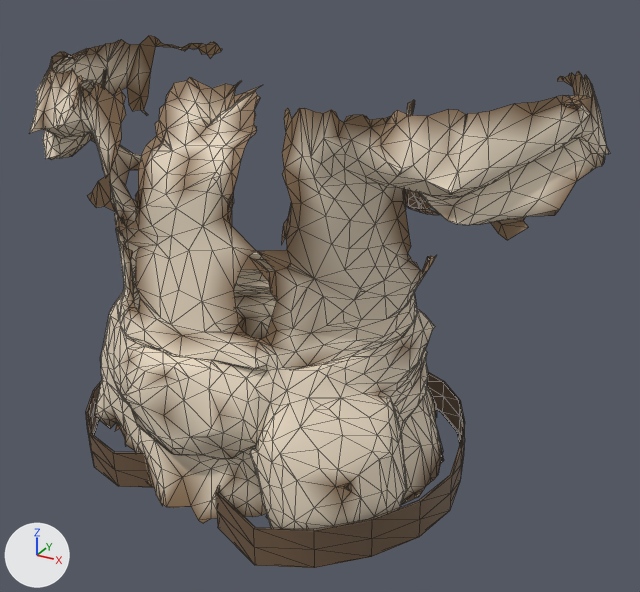
The glTF model assets_src/armor/kargan_0/leather_a_chest.glb as it was, and as the next commit left it.
The view is the same before and after, from a 50 mm camera at (0.764, -1.241, 1.913) aimed at (0.089, -0.015, 1.3). Arrows for +X, +Y and +Z are at lower left; the lights stay in place. The first picture is the older version. Mesh edges are drawn as thin lines. Vertices at exactly the same position are counted once.

The scene before the commit, as lines of its bpy script (objects in view):
```python
mat_leather = bpy.data.materials.new('leather')
mat_leather.use_nodes = True; mat_leather.node_tree.nodes.clear()
_N = mat_leather.node_tree.nodes; _L = mat_leather.node_tree.links
n0 = _N.new('ShaderNodeBsdfPrincipled'); n0.name = 'Principled BSDF'
n0.inputs[2].default_value = 0.66  # 'Roughness'
n1 = _N.new('ShaderNodeOutputMaterial'); n1.name = 'Material Output'
n2 = _N.new('ShaderNodeVertexColor'); n2.name = 'Color Attribute'
_L.new(n0.outputs[0], n1.inputs[0])  # 'BSDF' to 'Surface'
_L.new(n2.outputs[0], n0.inputs[0])  # 'Color' to 'Base Color'
me_leather_a_chest = bpy.data.meshes.new('leather_a_chest')
me_leather_a_chest.from_pydata(...)  # 2073 vertices, 3423 faces; spans x -0.522..0.513, y -0.361..0.286, z 0.994..1.678
me_leather_a_chest.materials.append(mat_leather)
ob_leather_a_chest = bpy.data.objects.new('leather_a_chest', me_leather_a_chest)
ob_leather_a_chest.location = (0.0, 0.0, 0.0)
```
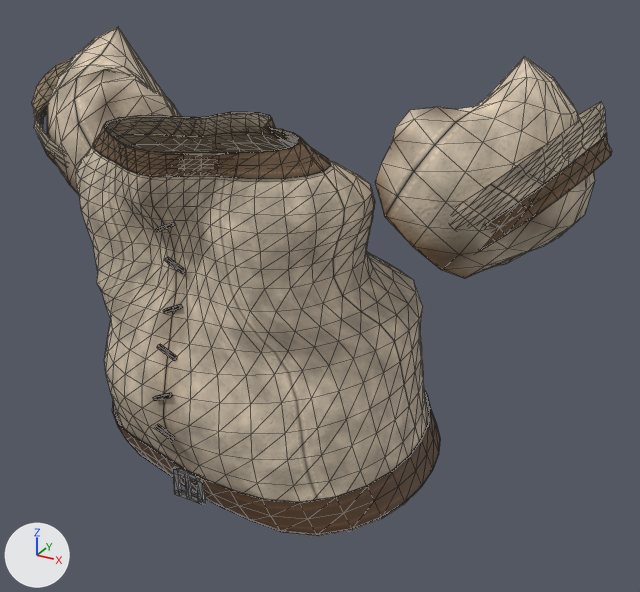
Pixel boxes (x1, y1, x2, y2) of what changed, in the pictures (640 x 592 px):
'leather_a_chest', surface changed, reshaped: before (29, 36, 610, 568); after (32, 27, 612, 536)
part 1 of me_leather_a_chest, added: after (185, 474, 192, 500)
part 2 of me_leather_a_chest, rebuilt (39% narrower, 15% shorter): before (29, 36, 610, 530); after (76, 114, 429, 536)
part 3 of me_leather_a_chest, rebuilt: before (86, 372, 465, 568); after (113, 390, 440, 535)
part 4 of me_leather_a_chest, added (beige): after (32, 27, 612, 505)

Patch to the scene script:
```diff
--- a/assets_src/armor/kargan_0/leather_a_chest.glb.py
+++ b/assets_src/armor/kargan_0/leather_a_chest.glb.py
@@ img_strap_orm_png @@
+img_strap_orm_png = load_image('strap_orm.png', '../textures/strap_orm.png', 128, 64, 'Non-Color')
@@ img_strap_c_png @@
+img_strap_c_png = load_image('strap_c.png', '../textures/strap_c.png', 128, 64, 'sRGB')
@@ img_strap_n_png @@
+img_strap_n_png = load_image('strap_n.png', '../textures/strap_n.png', 128, 64, 'Non-Color')
@@ img_leather_c_png @@
+img_leather_c_png = load_image('leather_c.png', '../textures/leather_c.png', 256, 256, 'sRGB')
@@ img_leather_orm_png @@
+img_leather_orm_png = load_image('leather_orm.png', '../textures/leather_orm.png', 256, 256, 'Non-Color')
@@ img_leather_n_png @@
+img_leather_n_png = load_image('leather_n.png', '../textures/leather_n.png', 256, 256, 'Non-Color')
@@ mat_leather @@
 mat_leather = bpy.data.materials.new('leather')
-# nodes: BsdfPrincipled, OutputMaterial, VertexColor
+# nodes: BsdfPrincipled, Mix, NormalMap, OutputMaterial, SeparateColor, TexImage x3, VertexColor
+# uses the picture img_leather_c_png
+# uses the picture img_leather_n_png
+# uses the picture img_leather_orm_png
@@ mat_strap @@
+mat_strap = bpy.data.materials.new('strap')
+# uses the picture img_strap_c_png
+# uses the picture img_strap_n_png
+# uses the picture img_strap_orm_png
@@ mat_iron @@
+mat_iron = bpy.data.materials.new('iron')
+mat_iron.use_nodes = True; mat_iron.node_tree.nodes.clear()
+_N = mat_iron.node_tree.nodes; _L = mat_iron.node_tree.links
+n0 = _N.new('ShaderNodeBsdfPrincipled'); n0.name = 'Principled BSDF'
+n0.inputs[1].default_value = 1.0  # 'Metallic'
+n0.inputs[2].default_value = 0.48  # 'Roughness'
+n1 = _N.new('ShaderNodeOutputMaterial'); n1.name = 'Material Output'
+n2 = _N.new('ShaderNodeVertexColor'); n2.name = 'Color Attribute'
+_L.new(n0.outputs[0], n1.inputs[0])  # 'BSDF' to 'Surface'
+_L.new(n2.outputs[0], n0.inputs[0])  # 'Color' to 'Base Color'
@@ me_leather_a_chest @@
 # used by ob_leather_a_chest; location = (0.0, 0.0, 0.0)
-me_leather_a_chest.from_pydata(...)  # 2073 vertices, 3423 faces; spans x -0.522..0.513, y -0.361..0.286, z 0.994..1.678
+me_leather_a_chest.from_pydata(...)  # 2078 vertices, 3704 faces; spans x -0.521..0.52, y -0.348..0.215, z 1.037..1.713
+# me_leather_a_chest part 1: a new loose piece, a box spanning x 0.0147..0.0207, y -0.32..-0.314, z 1.0489..1.0947, in mat_iron
+# me_leather_a_chest part 2: the loose piece of 1933 vertices spanning x -0.522..0.513, y -0.339..0.286, z 0.994..1.678 is rebuilt with 720 vertices and now spans x -0.273..0.325, y -0.346..0.209, z 1.037..1.615
+# me_leather_a_chest part 3: the loose piece of 140 vertices spanning x -0.349..0.377, y -0.361..0.243, z 1.009..1.077 is rebuilt with 180 vertices and now spans x -0.28..0.328, y -0.326..0.215, z 1.043..1.101, in mat_strap
+# me_leather_a_chest part 4: 1170 vertices added at x -0.521..0.52, y -0.348..0.21, z 1.046..1.713
 me_leather_a_chest.materials.append(mat_leather)
+me_leather_a_chest.materials.append(mat_iron)
+me_leather_a_chest.materials.append(mat_strap)
```
